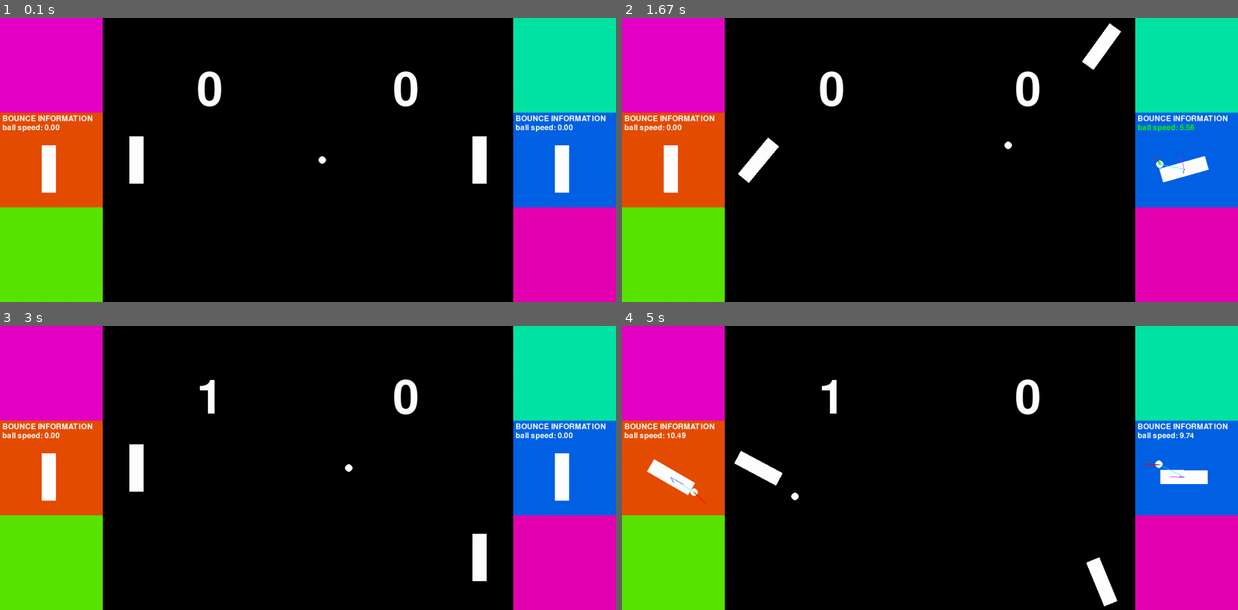
Above: before the commit, frames 1-4 (two rows, left to right).
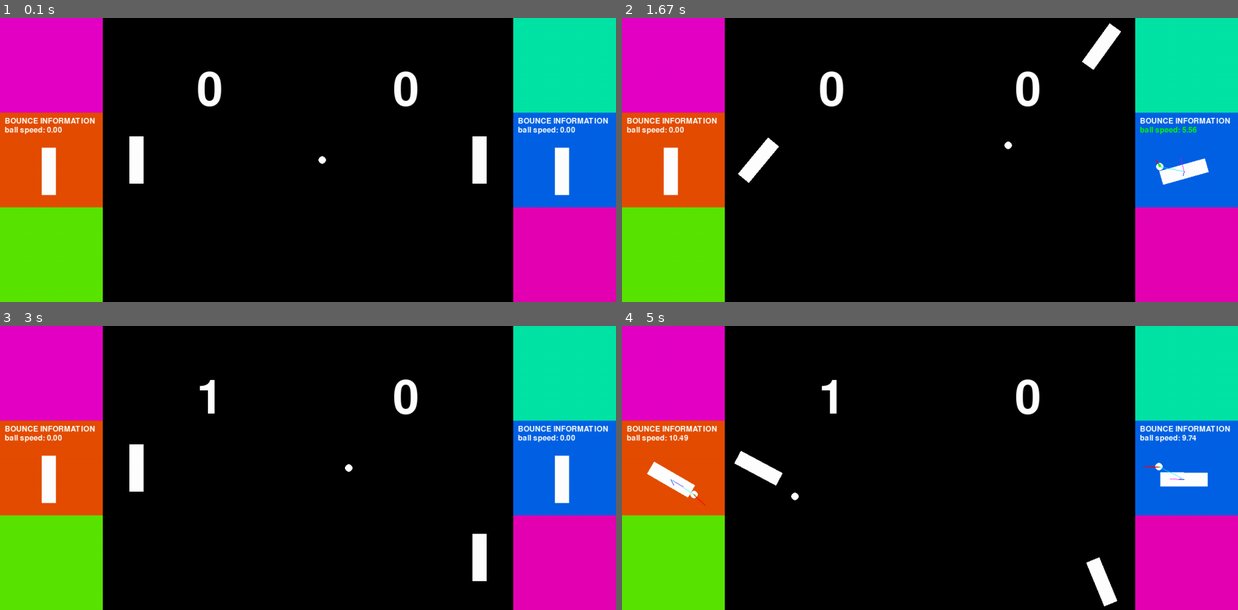
Above: after the commit, the same moments.

Repository: ericxu-25/mugic-pypong
Game: pygame game, started from pypong.py
The game is run twice, just before and just after one commit, with the same random seed, the same clock (stepped at 60 frames per second) and the same inputs.
Inputs:
- Up to frame 1 (0.1 s): no input
- Up to frame 2 (1.67 s): hold C 0.33-0.8 s; hold Right 0.33-0.8 s; hold Right 0.83-1.3 s; tap I at 0.98 s; hold Up 1.33-1.63 s; tap K at 1.48 s
- Up to frame 3 (3 s): hold Right 1.67-2.13 s; tap C at 1.82 s; hold Left 2.17-2.7 s; tap I at 2.32 s; hold Down from 2.73 s (still down); tap K at 2.88 s
- Up to frame 4 (5 s): release Down at 3.03 s; hold Left 3.07-3.47 s; tap C at 3.22, 4.72 s; hold Up 3.5-3.87 s; tap I at 3.65 s; hold Right 3.9-4.53 s; tap K at 4.05 s; hold Down 4.57-4.93 s; hold Left from 4.97 s (still down)

The runs differ from the first frame. In frame 1, 1.1% of the frame differs, in the area x 0-99%, y 34-63%; in frame 2, 1.3%; in frame 3, 1.1%; in frame 4, 1.6%, in the area x 0-99%, y 34-64%.

Commit message:
polished up mugic helper file

Diff:
--- a/mugic_helper.py
+++ b/mugic_helper.py
@@ -1,50 +1,132 @@
 # mugic_helper.py - module used for interfacing with mugic IMU
 # portions of code borrowed from the pymugic module
 # * https://github.com/amiguet/pymugic
-# quaternion module is taken from peter hinch
+# quaternion & 3d drawing module taken (and modified) from peter hinch
 # * https://github.com/peterhinch/micropython-samples/blob/master/QUATERNIONS.md
 # oscpy reference:
 # * https://github.com/kivy/oscpy
 
 # TODO
-# * create mockable mugic device
+# * implement reading from usb device
 
 import oscpy as osc
 from oscpy.server import OSCThreadServer
 from oscpy.client import OSCClient
 from mugic_pygame_helpers import Screen, TextSprite, Color
 import time
-import pygame
 import math
 from math import pi
-from collections import deque as stack
-from threading import Timer, Thread
+from collections import deque
 import quaternion.quat as quat
 import quaternion.graph3d as graph3d
 
+import sys
+import pygame
+from threading import Timer
+
 # Base Classes
 
-# wrapper class for a 9 axis IMU for pygame
-# 9 axis - 3 for gyroscope, 3 for acceleration, 3 for compass
-class PygameIMU:
+# interface for an IMU controller
+# TODO add methods to map datagrams to understandable motions
+# methods to add:
+# * accel, orientation, quat_orientation, gyro
+# * movingLeft, movingRight, movingUp, movingDown
+# * flippingLeft, flippingRight, flippingForward, flippingBack
+# * facingForward, facingBackward, facingLeft, facingRight
+# * facingUp, facingDown
+# * compassAngle
+class IMU:
+    # Generic 9-axis Datagram structure
+    # Datagram types and structure
+    types = [float] * 16
+    datagram = (
+        'AX', 'AY', 'AZ', # Accelerometer
+        'EX', 'EY', 'EZ', # Euler angles
+        'GX', 'GY', 'GZ', # Gyrometer
+        'MX', 'MY', 'MZ', # Magnetometer
+        'QW', 'QX', 'QY', 'QZ', # Quaternion angles
+    )
+
     def __init__(self):
-        print("PygameIMU under development")
-
-    def calibrate(self):
-        return self
-
-#  mugic_init         - prepares osc server for connections
-#  get_connect_status - gets connection status of the mugic device
-#  get_datagram       - get the most recent datagram from the mugic device
+        self._data = deque()
+        self.dirty = False
+        self.zero()
+
+    @property
+    def dirty(self):
+        if len(self._data) > 0:
+            self._dirty = True
+        return self._dirty
+
+    @dirty.setter
+    def dirty(self, val):
+        self._dirty = bool(val)
+
+    def peekDatagram(self, raw=False):
+        if len(self._data) == 0: return None
+        datagram = self._data[-1].copy()
+        if raw: return datagram
+        return self._calibrate(datagram)
+
+    def popDatagram(self, raw=False):
+        if len(self._data) == 0: return None
+        datagram = self._data.pop()
+        if raw: return datagram
+        return self._calibrate(datagram)
+
+    def popDatagrams(self, raw=False):
+        datagrams = self._data.copy()
+        self._data.clear()
+        if raw: return datagrams
+        return [self._calibrate(d) for d in datagrams]
+
+    def refresh(self):
+        if len(self._data) <= 1: return
+        self._dirty = True
+        last_datagram = self._data[0]
+        self._data.clear()
+        self._data.appendleft(last_datagram)
+
+    def zero(self, *args):
+        args = list(args)
+        while len(args) < len(IMU.datagram):
+            args.append(0)
+        for i in range(len(IMU.types)):
+            args[i] = IMU.types[i](args[i])
+        self._zero = dict(zip(IMU.datagram, args))
+
+    def calibrate(self, *args):
+        self.zero(*args)
+        self._zero['MX'] = 0
+        self._zero['MY'] = 0
+        self._zero['MZ'] = 0
+
+    def _calibrate(self, datagram):
+        calibrated_quat = IMU.quaternion(datagram) * IMU.quaternion(self._zero).conjugate()
+        for key, value in self._zero.items():
+            datagram[key] -= value
+        datagram['QW'] = calibrated_quat.w
+        datagram['QX'] = calibrated_quat.x
+        datagram['QY'] = calibrated_quat.y
+        datagram['QZ'] = calibrated_quat.z
+        return datagram
+
+    @staticmethod
+    def quaternion(datagram):
+        if datagram['QW'] == 0: return quat.Quaternion(1, 0, 0, 0)
+        return quat.Quaternion(datagram['QW'], datagram['QX'],
+                               datagram['QY'], datagram['QZ'])
+
+#  connected          - gets connection status of the mugic device
+#  get_datagram       - get the next datagram from the mugic device
+#  get_datagrams      - get the all the datagrams from the mugic device
 #  calibrate          - set calibration data
-#  get_datagrams      - get the most recent datagrams from the mugic device
 #  get_image          - gets the 3d visualization of the mugic device
-
-class MugicDevice(PygameIMU):
+class MugicDevice(IMU):
     # Datagram signature
     types= [float if t == 'f' else int for t in 'fffffffffffffffffiiiiifi']
     # Datagram structure
-    mu_datagram = (
+    datagram = (
         'AX', 'AY', 'AZ', # accelerometer
         'EX', 'EY', 'EZ', # Euler angles
         'GX', 'GY', 'GZ', # Gyrometer
@@ -56,21 +138,18 @@
         'seqnum', # messagesequence number
     )
 
-    def __init__(self, port=4000):
+    def __init__(self, port=4000, max_buffer=10000):
+        super().__init__()
         self.port = port
-        self._data = stack()
-        self.dirty = False
-        self._init_image(100, 100)
+        self.max_buffer = max_buffer
         self._mugic_init()
+        self._connected = False
         return
 
     @staticmethod
     def _parse_datagram(*values):
         values = [t(v) for t, v in zip(MugicDevice.types, values)]
-        datagram = {
-            k: v
-            for k, v in zip(MugicDevice.mu_datagram, values)
-        }
+        datagram = dict(zip(MugicDevice.datagram, values))
         return datagram
 
     @staticmethod
@@ -80,11 +159,14 @@
 
     def _callback(self, *values):
         datagram = MugicDevice._parse_datagram(*values)
-        self._data.append(datagram)
-        self.dirty = True
+        self._data.appendleft(datagram)
+        if self.max_buffer and len(self._data) > self.max_buffer:
+            self._data.pop()
+        self._dirty = True
+        self._connected = True
 
     def _mugic_init(self):
-        # prepare for connections
+        # prepare for connection
         if self.port is None: return
         self._osc_server = OSCThreadServer()
         address = '0.0.0.0'
@@ -93,23 +175,92 @@
         self._osc_server.bind(b'/mugicdata', self._callback)
         return
 
+    def calibrate(self, *args):
+        if len(self._data) != 0 and len(args) == 0:
+            super().calibrate(*self.peekDatagram(raw=True).values())
+        else:
+            super().calibrate(*args)
+        self._dirty = True
+
     def connected(self):
-        return len(self._data) != 0
-
-    def getDatagram(self):
-        if len(self._data) == 0:
-            return None
-        datagram = self._data.pop()
-        return datagram
-
-    def getDatagrams(self):
-        datagrams = self._data.copy()
-        self._data.clear()
+        return self._connected or len(self._data) != 0
+
+# mock mugic device - used to simulate a mugic device
+class MockMugicDevice(MugicDevice):
+    def __init__(self, port=None, datafile=None, max_buffer=None):
+        super().__init__(port, max_buffer)
+        self._datafile = datafile
+        address = '127.0.0.1'
+        self._osc_client = OSCClient(address, port)
+        self._start_time = 0
+        self._base_time = 0
+        if datafile is not None:
+            self.sendData(datafile)
+        if datafile is None and port is None:
+            print("Warning: blank MockMugicDevice!")
+
+    @property
+    def dirty(self):
+        if self._next_datagram_is_available():
+            self._dirty = True
+        return self._dirty
+
+    @dirty.setter
+    def dirty(self, val:bool):
+        self._dirty = val
+
+    def _datagram_is_ready(self, datagram):
+        if len(self._data) == 0: return False
+        elapsed = time.time() - self._start_time
+        datagram_time = datagram['seconds']
+        next_datagram_time = datagram_time - self._base_time
+        if elapsed < next_datagram_time: return False
+        return True
+
+    def _next_datagram_is_available(self):
+        if len(self._data) == 0: return False
+        top = self._data[-1]
+        if not self._datagram_is_ready(top): return False
+        return True
+
+    def popDatagram(self, raw=False):
+        if not self._next_datagram_is_available(): return None
+        return super().popDatagram(raw)
+
+    def peekDatagram(self, raw=False):
+        if not self._next_datagram_is_available(): return None
+        return super().peekDatagram(raw)
+
+    def popDatagrams(self, raw=False):
+        datagrams = deque()
+        index = 0
+        for datagram in reversed(self._data):
+            if not self._datagram_is_ready(datagram): break
+            if not raw: self._calibrate(datagram)
+            datagrams.appendleft(datagram)
+        for _ in datagrams:
+            self._data.pop()
         return datagrams
 
-    def calibrate(self, calib_data):
-        # TODO
-        return
+    def sendData(self, datafile):
+        print("MockMugicDevice: sending data in file", datafile)
+        self._base_time = 0
+        for data in open(datafile, 'r'):
+            values = [t(v) for t, v in zip(MugicDevice.types,
+                                           data.split(','))]
+            if self._base_time == 0:
+                self._base_time = values[22]
+            if self.port is None:
+                self._callback(*values)
+            else:
+                self._osc_client.send_message(b'/mugicdata', values)
+        print("MockMugicDevice: completed sending", datafile)
+        self._start_time = time.time()
+
+class IMUDisplay:
+    def __init__(self, imu):
+        self._imu = imu
+        self._init_image(100, 100)
 
     def _init_image(self, w, h):
         self._image_size = (w, h)
@@ -142,7 +293,7 @@
             self._camera.rotateX(self._image_rotationx)
         except AttributeError:
             self._init_image_cube()
-        self.dirty = True
+        self._imu.dirty = True
 
     def rotateImageY(self, angle=1):
         try:
@@ -151,38 +302,40 @@
             self._camera.rotateY(self._image_rotationy)
         except AttributeError:
             self._init_image_cube()
-        self.dirty = True
+        self._imu.dirty = True
 
     def zoomImage(self, distance):
         try:
             self._camera.zoom(distance)
         except AttributeError:
             self._init_image_cube()
-        self.dirty = True
+        self._imu.dirty = True
 
     def resetImage(self):
         del self._image_cube
         self._init_image_cube()
-        self.dirty = True
+        self._imu.dirty = True
 
     def _init_image_cube(self):
-        self._image_rotationx = 0
-        self._image_rotationy = 0
         if hasattr(self, '_image_cube'): return
         self._image_cube = graph3d.Cube(Color.magenta, Color.cyan, Color.orange)
         self._image_cube += (-0.5, -0.5, -0.5)
-        self._image_cube *= (0.4, 0.3, 1)
+        self._image_cube *= (0.8, 0.5, 0.2)
         self._camera = graph3d.Camera()
+        self._image_rotationx = -pi/2
+        self._image_rotationy = pi/2
+        self._camera.rotateY(self._image_rotationy)
+        self._camera.rotateX(self._image_rotationx)
         self._camera["cube"] = self._image_cube
         self._camera["axes"] = graph3d.Axes(Color.red, Color.green, Color.blue)
 
     def getImage(self, w=None, h=None):
         w, h = self._set_image_size(w, h)
-        if not self.dirty: return self._image
+        if not self._imu.dirty: return self._image
         try:
             self.image.fill(Color.black)
             # apply datagram transformations
-            datagram = self.getDatagram()
+            datagram = self._imu.peekDatagram()
             if datagram is not None:
                 data_quat = quat.Quaternion(
                         datagram['QW'],
@@ -192,83 +345,14 @@
                 #print(quat.euler(data_quat))
                 self._camera["cube"] = self._image_cube @ data_quat
             self._camera.show(self.image)
-        except AttributeError:
+        except AttributeError as e:
+            if hasattr(self, "_image_cube"): raise AttributeError(e)
             self._init_image_cube()
             return self.getImage(w, h)
         return self.image
 
-# mock mugic device - used to simulate a mugic device
-class MockMugicDevice(MugicDevice):
-    def __init__(self, port=None, datafile=None):
-        super().__init__(port)
-        self._datafile = datafile
-        address = '127.0.0.1'
-        self._osc_client = OSCClient(address, port)
-        self._start_time = 0
-        self._base_time = 0
-        if datafile is not None:
-            self.sendData(datafile)
-        if datafile is None and port is None:
-            print("Warning: blank MockMugicDevice!")
-
-    @property
-    def dirty(self):
-        if self._next_datagram_is_available():
-            self._dirty = True
-        return self._dirty
-
-    @dirty.setter
-    def dirty(self, val:bool):
-        self._dirty = val
-
-    def _datagram_is_ready(self, datagram):
-        if len(self._data) == 0: return False
-        elapsed = pygame.time.get_ticks() - self._start_time
-        datagram_time = datagram['seconds']
-        next_datagram_time = datagram_time - self._base_time
-        if elapsed < next_datagram_time*10: return False
-        return True
-
-    def _next_datagram_is_available(self):
-        if len(self._data) == 0: return False
-        top = self._data[-1]
-        if not self._datagram_is_ready(top): return False
-        return True
-
-    def getDatagram(self):
-        if not self._next_datagram_is_available(): return None
-        datagram = self._data.pop()
-        self.dirty = True
-        return datagram
-
-    def getDatagrams(self):
-        datagrams = deque()
-        index = 0
-        for datagram in self._data:
-            if not _datagram_is_ready(datagram): break
-            datagrams.appendLeft(datagram)
-            index += 1
-        self._data = self._data[index:]
-        return datagrams
-
-    def sendData(self, datafile):
-        print("MockMugicDevice: sending data in file", datafile)
-        first_datagram_time = 0
-        for data in open(datafile, 'r'):
-            values = [t(v) for t, v in zip(MugicDevice.types,
-                                           data.split(','))]
-            if first_datagram_time == 0:
-                first_datagram_time = values[22]
-            if self.port is None:
-                self._callback(*values)
-            else:
-                self._osc_client.send_message(b'/mugicdata', values)
-        print("MockMugicDevice: completed sending", datafile)
-        self._start_time = pygame.time.get_ticks()
-        self._base_time = first_datagram_time
-
-
-def recordMugicDevice(mugic, datafile, seconds=60):
+# TESTING FUNCTIONS BELOW
+def _recordMugicDevice(mugic, datafile, seconds=60):
     print("waiting for mugic to be connected...")
     total_wait_time = 0
     wait_period = 0.5
@@ -288,7 +372,7 @@
 
 def _write_recorded_data(mugic, file):
     print("preparing to write", len(mugic._data), "datagrams...")
-    for datagram in mugic.getDatagrams():
+    for datagram in reversed(mugic.popDatagrams(raw=True)):
         datagram = MugicDevice._datagram_to_string(datagram)
         # print("writing datagram:", datagram)
         file.write(datagram+'\n')
@@ -305,16 +389,20 @@
     display = pygame.display.get_surface()
     frames = 0
     ticks = pygame.time.get_ticks()
+    # mugic display setup
+    mugic_display = IMUDisplay(mugic_device)
+    mugic_display.setImageSize(*window_size)
     # object setup
-    mugic_device.setImageSize(*window_size)
     display_screen = Screen(*window_size).setScreen(display)
-    text_display = TextSprite(display_screen)
+    text_display = TextSprite()
     display_screen.addSprite(text_display)
     text_display.setFormatString("fps: {}")
     text_display.setText("NOT CONNECTED").setFontSize(30)
     text_display.moveTo(50, 50)
     display_screen._redraw()
     pygame.display.flip()
+    # variables
+    last_datagram = list()
     # main loop
     while True:
         event = pygame.event.poll()
@@ -326,41 +414,57 @@
 
         rot_amount = pi/180
         if state[pygame.K_a]:
-            mugic_device.rotateImageY(-rot_amount)
+            mugic_display.rotateImageY(-rot_amount)
         elif state[pygame.K_d]:
-            mugic_device.rotateImageY(rot_amount)
+            mugic_display.rotateImageY(rot_amount)
         if state[pygame.K_w]:
-            mugic_device.rotateImageX(-rot_amount)
+            mugic_display.rotateImageX(-rot_amount)
         elif state[pygame.K_s]:
-            mugic_device.rotateImageX(rot_amount)
+            mugic_display.rotateImageX(rot_amount)
         elif state[pygame.K_z]:
-            mugic_device.zoomImage(0.1)
+            mugic_display.zoomImage(0.1)
         elif state[pygame.K_x]:
-            mugic_device.zoomImage(-0.1)
+            mugic_display.zoomImage(-0.1)
         elif state[pygame.K_r]:
-            mugic_device.resetImage()
+            mugic_display.resetImage()
+        elif state[pygame.K_c]:
+            mugic_device.calibrate(*last_datagram)
+
+        datagram = mugic_device.peekDatagram(raw=True)
+        if datagram is not None:
+            last_datagram = datagram.values()
+            frames += 1
+            mugic_device.dirty = True
 
         if mugic_device.dirty:
-            mugic_image = mugic_device.getImage()
+            mugic_image = mugic_display.getImage()
+            mugic_device.popDatagram()
             display_screen._redraw()
             display.blit(mugic_image, (0, 0))
-            pygame.display.flip()
             mugic_device.dirty = False
-            if not mugic_device.connected():
-                continue
-            frames += 1
-            fps_value = ((frames*1000)/(pygame.time.get_ticks()-ticks))
-            text_display.setText(round(fps_value, 3))
         else:
             time.sleep(.01)
+        fps_value = ((frames*1000)/(pygame.time.get_ticks()-ticks))
+        text_display.setText(round(fps_value, 3))
+        pygame.display.flip()
     pygame.quit()
 
-def _recordMugic(mugic, seconds=60, filename="recording.txt"):
-    recordMugicDevice(mugic, filename, seconds)
 
 # MAIN FUNCTION - for use with testing / recording
+# python mugic_helper.py [p|r] [datafile] [seconds]
 if __name__ == "__main__":
-    mugic = MockMugicDevice(datafile="recording.txt")
-    _viewMugicDevice(mugic)
-    #mugic = MugicDevice(port=4000)
-    #_recordMugic(mugic, seconds=10)
+    _, *args = sys.argv
+    datafile = args[1] if len(args) >= 2 else "recording.txt"
+    seconds = int(args[2]) if len(args) >= 3 else 10
+    if len(args) == 0:
+        mugic = MugicDevice(port=4000)
+        _viewMugicDevice(mugic)
+    elif 'r' in args[0]:
+        mugic = MugicDevice(port=4000)
+        _recordMugicDevice(mugic, datafile, seconds)
+    elif 'p' in args[0]:
+        mugic = MockMugicDevice(datafile=datafile)
+        _viewMugicDevice(mugic)
+    else:
+        mugic = MugicDevice(port=4000)
+        _viewMugicDevice(mugic)
--- a/mugic_pygame_helpers.py
+++ b/mugic_pygame_helpers.py
@@ -265,10 +265,15 @@
 
 
 class GameSprite(Sprite):
-    def __init__(self, game):
-        self.game = game
+    def __init__(self, game=None):
         super().__init__(game)
         self.name = f"GameSprite {self.sprite_id}"
+
+    @property
+    def game(self): return self.screen
+
+    @game.setter
+    def game(self, game): self.screen = game
 
     # put Sprite logic in here
     def _reset(self):
@@ -279,7 +284,7 @@
 
 # sprite used to display formatted text
 class TextSprite(Sprite):
-    def __init__(self, screen):
+    def __init__(self, screen=None):
         super().__init__(screen)
         self.name = f"TextSprite {TextSprite.sprite_id}"
         self.layer = 2
@@ -495,6 +500,7 @@
         self._draw_sprites()
 
     def _add_sprite(self, *sprites):
+        for sprite in sprites: sprite.screen = self
         self.sprites.add(*sprites)
 
     def _remove_sprite(self, *sprites):
--- a/pypong.py
+++ b/pypong.py
@@ -9,7 +9,7 @@
 
 # PONG implementation
 class Striker(GameSprite):
-    def __init__(self, game):
+    def __init__(self, game=None):
         super().__init__(game)
         self.velocity = 0
         self.rot_velocity = 0
@@ -171,7 +171,7 @@
             self.velocity = 0
 
 class Ball(GameSprite):
-    def __init__(self, game):
+    def __init__(self, game=None):
         super().__init__(game)
         self.spin = 0
         self.velocity = pygame.math.Vector2(1, 0)
@@ -453,8 +453,8 @@
                 striker_power,
                 striker_grip,
                 striker_elasticity)
-        self.striker_left = Striker(self)
-        self.striker_right = Striker(self)
+        self.striker_left = Striker()
+        self.striker_right = Striker()
         self.striker_left.setup(*striker_parameters)
         self.striker_right.setup(*striker_parameters)
         self._add_sprite(self.striker_left)
@@ -475,7 +475,7 @@
                            ball_color,
                            ball_size,
                            ball_mass)
-        self.ball = Ball(self).setup(*ball_parameters)
+        self.ball = Ball().setup(*ball_parameters)
         self._add_sprite(self.ball)
 
         # setup striker goals
@@ -491,16 +491,16 @@
                 (goal_length, self._height))
 
         # if you want to see the goals
-        goal_sprite1 = GameSprite(self)
+        goal_sprite1 = GameSprite()
         goal_sprite1._rect = self.goals[self.striker_left]
-        goal_sprite2 = GameSprite(self)
+        goal_sprite2 = GameSprite()
         goal_sprite2._rect = self.goals[self.striker_right]
         # self._add_sprite(goal_sprite1, goal_sprite2)
 
         # setup score text
         score_text_size = 100
-        self.s1_score_text = TextSprite(self).setFormatString("{}")
-        self.s2_score_text = TextSprite(self).setFormatString("{}")
+        self.s1_score_text = TextSprite().setFormatString("{}")
+        self.s2_score_text = TextSprite().setFormatString("{}")
         self.s1_score_text.setFontSize(score_text_size)
         self.s2_score_text.setFontSize(score_text_size)
         self._add_sprite(self.s1_score_text)
